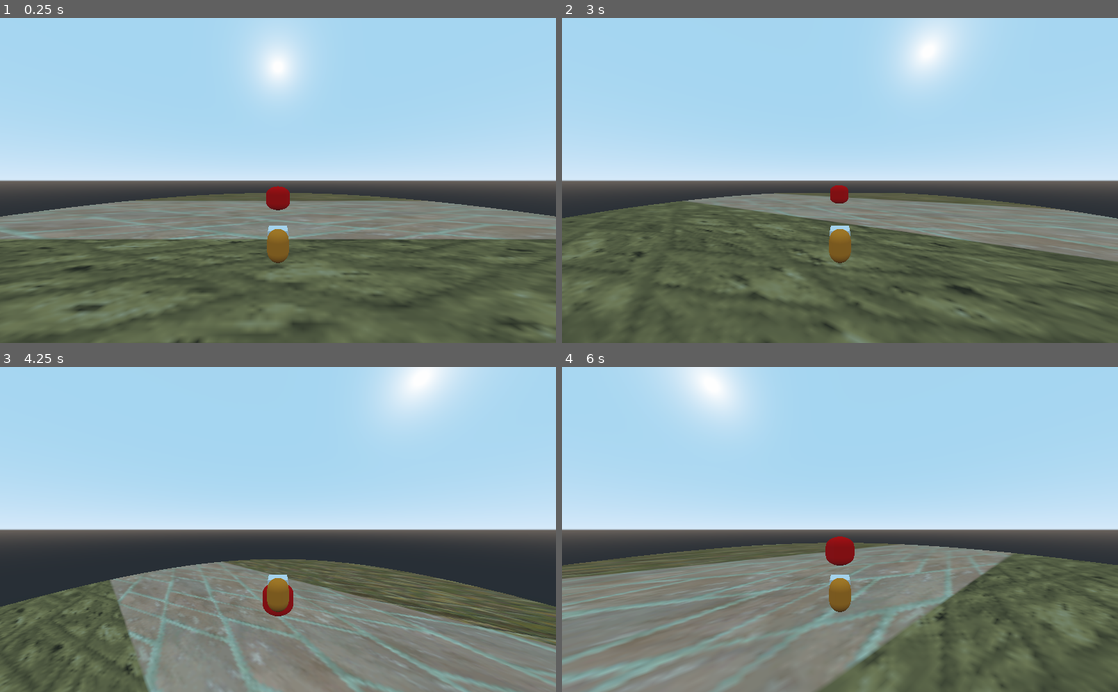
Above: before the commit, frames 1-4 (two rows, left to right).
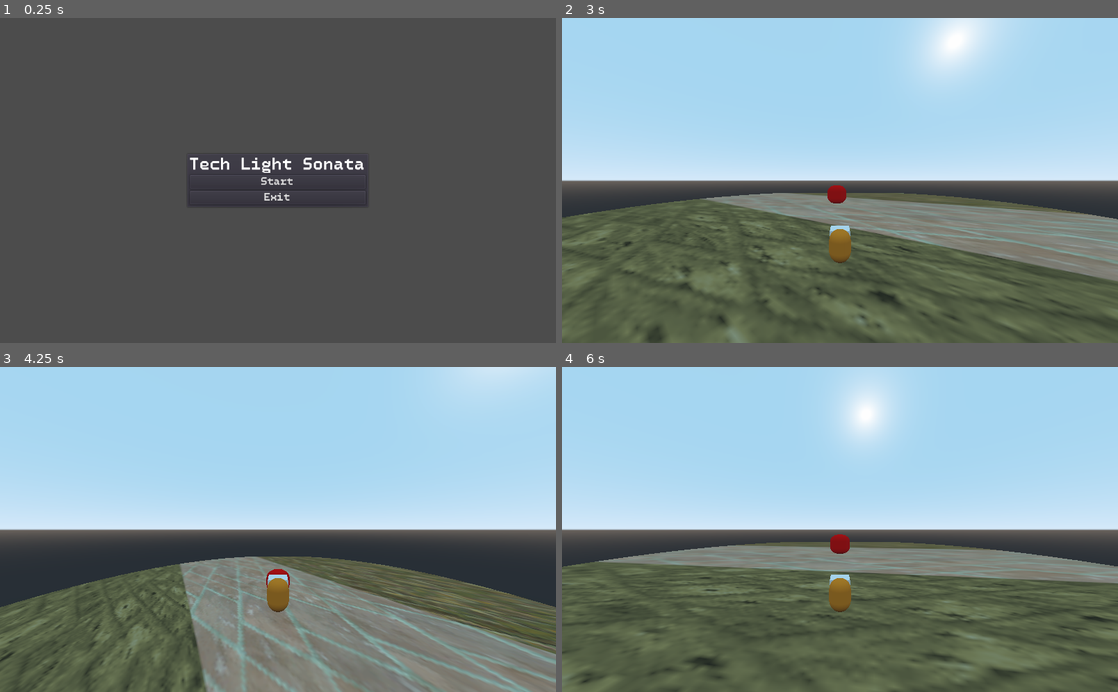
Above: after the commit, the same moments.

Repository: Simboraido/Tech-Light-Sonata
Game: Godot game, scene res://Menu.tscn
The game is run twice, just before and just after one commit, with the same random seed, the same clock (stepped at 60 frames per second) and the same inputs. Before the commit the project starts from res://Main.tscn. Sound files missing from this copy of the repository are replaced by a short silence.
Inputs (mouse positions are in pixels of both pictures, inside the frame that each line leads up to):
- Up to frame 1 (0.25 s): no input
- Up to frame 2 (3 s): click (840, 180) at 0.5 s, where only the run after the commit has a clickable "Start"; tap Enter at 1.25 s; hold D (derecha) 1.28-2.03 s; hold L (ataque) 1.28-2.03 s; tap Space (salto) at 1.52, 2.27 s; hold S (abajo) 2.03-2.78 s; tap L (ataque) at 2.1 s; hold D (derecha) from 2.78 s (still down); hold L (ataque) from 2.78 s (still down); tap K (dash, bound only after the commit) at 2.85 s
- Up to frame 3 (4.25 s): release D (derecha) at 3.53 s; release L (ataque) at 3.53 s; hold W (arriba) from 3.53 s (still down); tap F (dash, bound only before the commit) at 3.6 s; tap Space (salto) at 3.77 s; tap L (ataque) at 3.8 s
- Up to frame 4 (6 s): release W (arriba) at 4.28 s; hold L (ataque) 4.28-5.03 s; hold A (izquierda) 4.28-5.78 s; tap Space (salto) at 4.52, 5.27 s; tap L (ataque) at 5.1 s; hold S (abajo) from 5.78 s (still down); hold L (ataque) from 5.78 s (still down); tap K (dash, bound only after the commit) at 5.85 s

The runs differ from the first frame. In frame 1, 76% of the frame differs, in the area x 0-100%, y 0-100%; in frame 2, 9.3%; in frame 3, 13%; in frame 4, 33%.

Commit message:
Se agrega un menu basico y intento de arreglar el cambio de color del enemigo

Diff:
--- /dev/null
+++ b/Menu.tscn
@@ -0,0 +1,51 @@
+[gd_scene load_steps=5 format=2]
+
+[ext_resource path="res://scripts/Menu.gd" type="Script" id=1]
+[ext_resource path="res://resources/maker_mono/maker-mono.ttf" type="DynamicFontData" id=2]
+[ext_resource path="res://resources/tema1.tres" type="Theme" id=3]
+
+[sub_resource type="DynamicFont" id=1]
+size = 25
+font_data = ExtResource( 2 )
+
+[node name="MarginContainer" type="MarginContainer"]
+anchor_right = 1.0
+anchor_bottom = 1.0
+theme = ExtResource( 3 )
+script = ExtResource( 1 )
+
+[node name="TextureRect" type="TextureRect" parent="."]
+margin_right = 1024.0
+margin_bottom = 600.0
+
+[node name="PanelContainer" type="PanelContainer" parent="."]
+margin_left = 343.0
+margin_top = 249.0
+margin_right = 680.0
+margin_bottom = 351.0
+size_flags_horizontal = 4
+size_flags_vertical = 4
+
+[node name="VBoxContainer" type="VBoxContainer" parent="PanelContainer"]
+margin_left = 7.0
+margin_top = 7.0
+margin_right = 330.0
+margin_bottom = 95.0
+
+[node name="Label" type="Label" parent="PanelContainer/VBoxContainer"]
+margin_right = 323.0
+margin_bottom = 30.0
+custom_fonts/font = SubResource( 1 )
+text = "Tech Light Sonata"
+
+[node name="Start" type="Button" parent="PanelContainer/VBoxContainer"]
+margin_top = 34.0
+margin_right = 323.0
+margin_bottom = 59.0
+text = "Start"
+
+[node name="Exit" type="Button" parent="PanelContainer/VBoxContainer"]
+margin_top = 63.0
+margin_right = 323.0
+margin_bottom = 88.0
+text = "Exit"
--- a/assets/Enemigo.tscn
+++ b/assets/Enemigo.tscn
@@ -10,7 +10,6 @@
 [sub_resource type="CapsuleMesh" id=2]
 
 [sub_resource type="SpatialMaterial" id=3]
-albedo_color = Color( 0.552941, 0.776471, 0.384314, 1 )
 
 [node name="Enemigo" type="KinematicBody"]
 collision_layer = 3
--- a/project.godot
+++ b/project.godot
@@ -45,7 +45,7 @@
 [application]
 
 config/name="Taller De Los Jueguitos"
-run/main_scene="res://Main.tscn"
+run/main_scene="res://Menu.tscn"
 config/icon="res://icon.png"
 
 [autoload]
@@ -92,7 +92,7 @@
 }
 dash={
 "deadzone": 0.5,
-"events": [ Object(InputEventKey,"resource_local_to_scene":false,"resource_name":"","device":0,"alt":false,"shift":false,"control":false,"meta":false,"command":false,"pressed":false,"scancode":0,"physical_scancode":70,"unicode":0,"echo":false,"script":null)
+"events": [ Object(InputEventKey,"resource_local_to_scene":false,"resource_name":"","device":0,"alt":false,"shift":false,"control":false,"meta":false,"command":false,"pressed":false,"scancode":0,"physical_scancode":75,"unicode":0,"echo":false,"script":null)
  ]
 }
 
--- /dev/null
+++ b/resources/tema1.tres
@@ -0,0 +1,9 @@
+[gd_resource type="Theme" load_steps=3 format=2]
+
+[ext_resource path="res://resources/maker_mono/maker-mono.ttf" type="DynamicFontData" id=1]
+
+[sub_resource type="DynamicFont" id=1]
+font_data = ExtResource( 1 )
+
+[resource]
+default_font = SubResource( 1 )
--- /dev/null
+++ b/scripts/Menu.gd
@@ -0,0 +1,14 @@
+extends MarginContainer
+
+onready var start=$PanelContainer/VBoxContainer/Start
+onready var exit=$PanelContainer/VBoxContainer/Exit
+
+func _ready():
+	start.connect("pressed", self, "_on_start_pressed")
+	exit.connect("pressed", self, "_on_exit_pressed")
+
+func _on_start_pressed():
+	get_tree().change_scene("res://Main.tscn")
+
+func _on_exit_pressed():
+	get_tree().quit()
--- a/scripts/Node.gd
+++ b/scripts/Node.gd
@@ -30,8 +30,6 @@
 	if event.is_action_pressed("ataque"):
 		if abs(t_actual - t_sig) < tiempGracia:
 			Globales.enritmo = true
-			print("SI")
 			$sonido.play()
 		else:
 			Globales.enritmo = false
-			print("NO")
--- a/scripts/cambio_color_enemigo.gd
+++ b/scripts/cambio_color_enemigo.gd
@@ -2,20 +2,20 @@
 var counter = 0
 
 # Called when the node enters the scene tree for the first time.
+# probe muchas cosas, el problema es que se actualiza todo el rato entonces
+# hace el += 1 todo el rato por eso no se puede tener un contador decente
+# quiza armar el contador en otra función aparte que no se este actualizando
+# todo el rato y que solo revise la _physics_process
 func _physics_process(delta):
-	if not Globales.enritmo:
+	if Globales.enritmo:
+		if counter != 0:
+			get("material/0").albedo_color = Color.purple
+		else:
+			get("material/0").albedo_color = Color.yellow
+		counter += 1
+	else:
 		get("material/0").albedo_color = Color.red
 		counter = 0
 		return
-	else:
-		if counter == 0:
-			get("material/0").albedo_color = Color.orange
-			counter += 1
-		elif counter == 1:
-			get("material/0").albedo_color = Color.yellow
-			counter += 1
-		elif counter == 2:
-			get("material/0").albedo_color = Color.green
 
-
-# 			get("material/0").albedo_color = Color.orange
+#get("material/0").albedo_color = Color.orange
Not shown, added: resources/maker_mono/license.txt
Binary file added: resources/maker_mono/maker-mono.ttf
Not shown, added: resources/maker_mono/readme.txt
